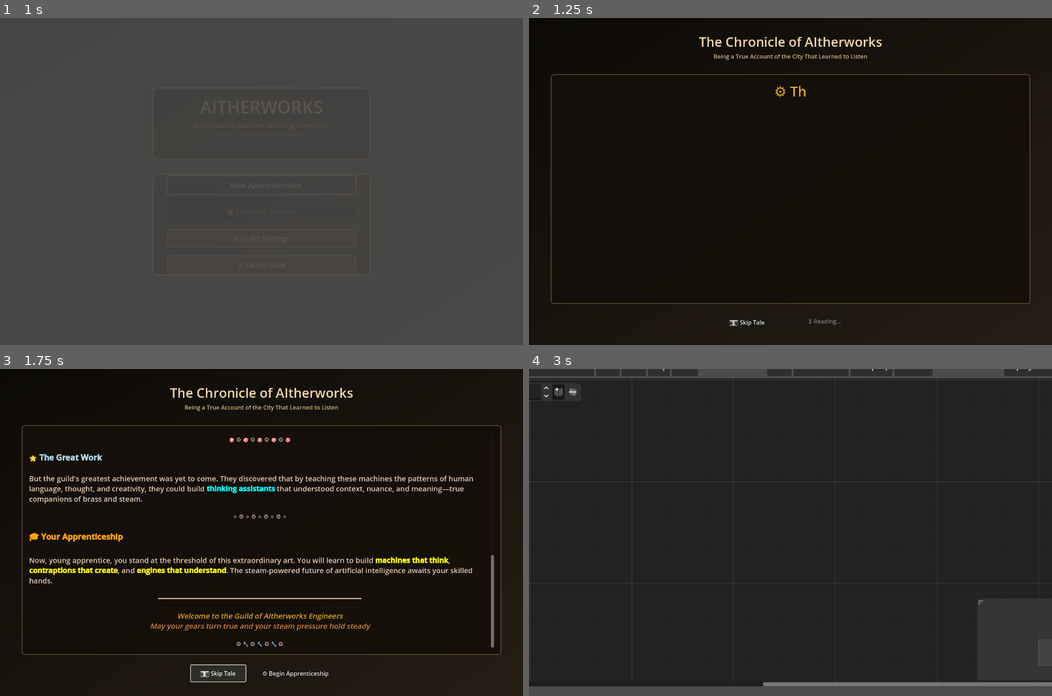
Above: before the commit, frames 1-4 (two rows, left to right).
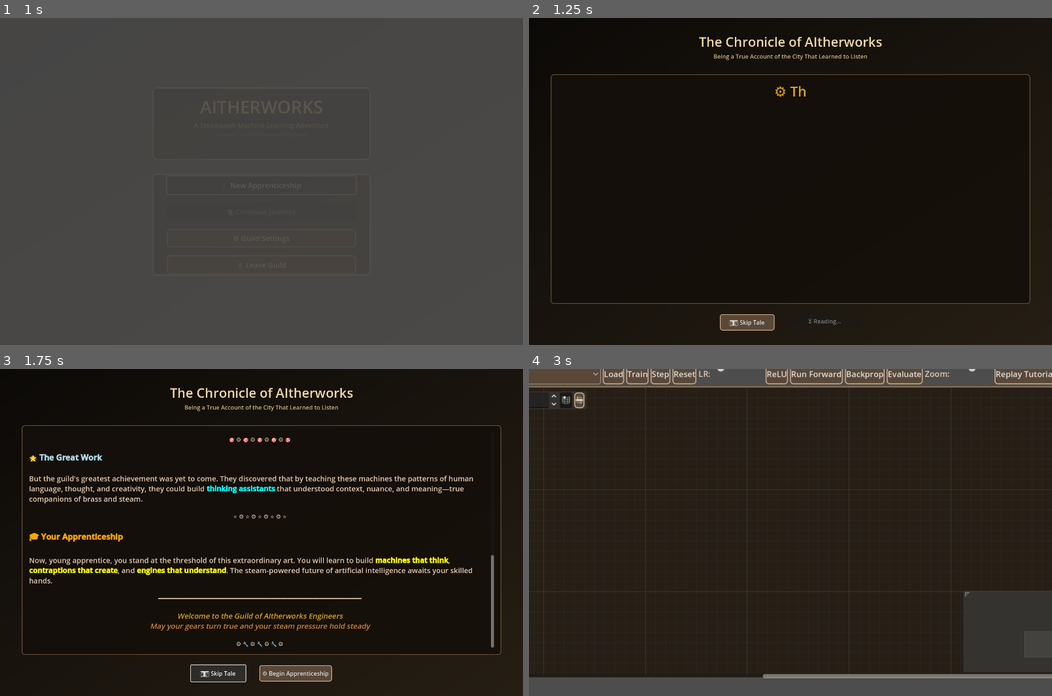
Above: after the commit, the same moments.

Repository: jazzmind/aitherworks
Game: Godot game, scene res://game/ui/title_screen.tscn
Same seed, same stepped clock (60 frames per second), same inputs: the game is played once before the commit and once after it.
Inputs:
- Up to frame 1 (1 s): click "🎩 New Apprenticeship" at 0.5 s
- Up to frame 2 (1.25 s): no input
- Up to frame 3 (1.75 s): click "⏭️ Skip Tale" at 1.25 s
- Up to frame 4 (3 s): click "⚙️ Begin Apprenticeship" at 2 s; click "⚙️ Begin Apprenticeship" at 2.75 s

Frame 1 is identical in both runs. In frame 2, 0.5% of the frame differs, in the area x 36-47%, y 90-96%; in frame 3, 0.6%; in frame 4, 9.3%, in the area x 0-100%, y 0-97%.

Commit message:
fix to runtime

Diff:
--- a/game/ui/steampunk_theme.tres
+++ b/game/ui/steampunk_theme.tres
@@ -19,6 +19,66 @@
 border_width_right = 2
 border_width_bottom = 2
 border_color = Color(0.6, 0.48, 0.32, 1)
+corner_radius_top_left = 8
+corner_radius_top_right = 8
+corner_radius_bottom_right = 8
+corner_radius_bottom_left = 8
+
+[sub_resource type="StyleBoxFlat" id="3"]
+bg_color = Color(0.45, 0.35, 0.28, 1)
+border_width_left = 2
+border_width_top = 2
+border_width_right = 2
+border_width_bottom = 2
+border_color = Color(1, 0.85, 0.6, 1)
+corner_radius_top_left = 6
+corner_radius_top_right = 6
+corner_radius_bottom_right = 6
+corner_radius_bottom_left = 6
+
+[sub_resource type="StyleBoxFlat" id="4"]
+bg_color = Color(0.25, 0.2, 0.15, 1)
+border_width_left = 1
+border_width_top = 1
+border_width_right = 1
+border_width_bottom = 1
+border_color = Color(0.5, 0.4, 0.3, 1)
+corner_radius_top_left = 4
+corner_radius_top_right = 4
+corner_radius_bottom_right = 4
+corner_radius_bottom_left = 4
+
+[sub_resource type="StyleBoxFlat" id="5"]
+bg_color = Color(0.35, 0.28, 0.22, 1)
+border_width_left = 1
+border_width_top = 1
+border_width_right = 1
+border_width_bottom = 1
+border_color = Color(0.8, 0.67, 0.53, 1)
+corner_radius_top_left = 4
+corner_radius_top_right = 4
+corner_radius_bottom_right = 4
+corner_radius_bottom_left = 4
+
+[sub_resource type="StyleBoxFlat" id="6"]
+bg_color = Color(0.4, 0.32, 0.25, 1)
+border_width_left = 2
+border_width_top = 2
+border_width_right = 2
+border_width_bottom = 2
+border_color = Color(0.9, 0.75, 0.58, 1)
+corner_radius_top_left = 8
+corner_radius_top_right = 8
+corner_radius_bottom_right = 8
+corner_radius_bottom_left = 8
+
+[sub_resource type="StyleBoxFlat" id="7"]
+bg_color = Color(0.2, 0.16, 0.12, 1)
+border_width_left = 2
+border_width_top = 2
+border_width_right = 2
+border_width_bottom = 2
+border_color = Color(0.7, 0.56, 0.4, 1)
 corner_radius_top_left = 8
 corner_radius_top_right = 8
 corner_radius_bottom_right = 8
Not shown: 1 places in game/ui/steampunk_theme.tres that only renumber resources
